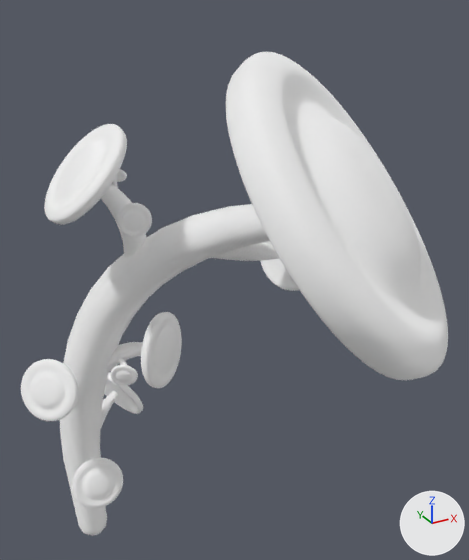
A saved change to the glTF model public/mushrooms/shroom_10.glb.
Rendered twice from a 50 mm camera at (-0.45, -1.923, 1.808) aimed at (0.519, -0.161, 0.927). Lighting does not change. The marker at lower right points along +X, +Y and +Z. Where no turn or scale is listed for an object, it has been applied to the vertices. Vertices at the same position are counted once.

Names of what the first picture shows: 'r.004'.
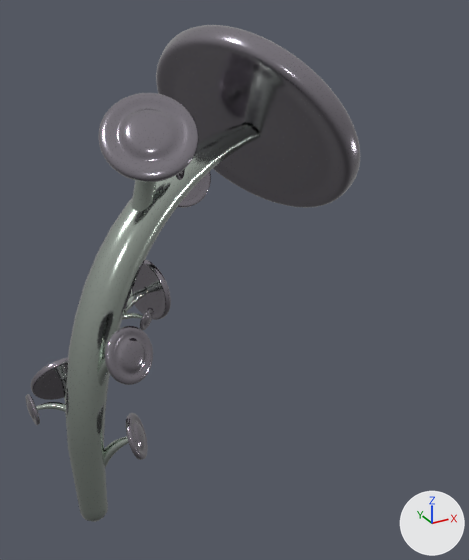
Where the newer file only moved an object's origin or applied its transform, the numbers keep the older frame.

The change, as a diff of the scene's bpy script:
```diff
--- a/public/mushrooms/shroom_10.glb.py
+++ b/public/mushrooms/shroom_10.glb.py
@@ mat_standard_727062 @@
 mat_standard_727062 = principled_material('Standard_727062')
-mat_standard_727062.base_color = (1.0, 1.0, 1.0)  # white #ffffff
+mat_standard_727062.base_color = (0.319, 0.292, 0.337)  # grey #99939d
 mat_standard_727062.metallic = 1.0
-mat_standard_727062.roughness = 1.0
+mat_standard_727062.roughness = 0.157
@@ mat_standard_ffffff_006 @@
 mat_standard_ffffff_006 = principled_material('Standard_FFFFFF.006')
-mat_standard_ffffff_006.base_color = (1.0, 1.0, 1.0)  # white #ffffff
+mat_standard_ffffff_006.base_color = (0.527, 0.597, 0.533)  # light grey #c0cbc1
 mat_standard_ffffff_006.metallic = 1.0
-mat_standard_ffffff_006.roughness = 1.0
+mat_standard_ffffff_006.roughness = 0.157
@@ me_r_004 @@
 me_r_004.from_pydata(...)  # 42190 vertices, 83610 faces; spans x -0.21..0.92, y -1.07..0.19, z -0.06..1.68
 # used by ob_r_004; location = (0.0, 0.0, 0.0)
+# me_r_004 part 1: the whole mesh is turned 68 degrees about the z axis through its middle, then moved by (0.18, 0.63, 0.03)
 me_r_004.materials.append(mat_standard_727062)
```

Where the change shows, as pixel boxes [x1, y1, x2, y2] in the pictures (469 x 560 px):
'r.004', recoloured, surface changed, mesh turned
    before: [21, 52, 448, 536]
    after: [26, 25, 360, 522]
